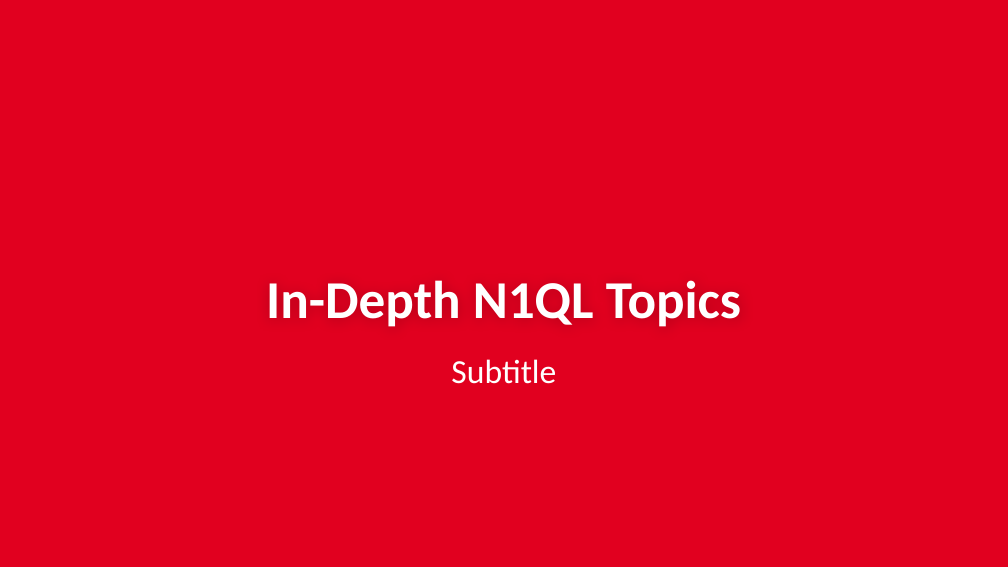
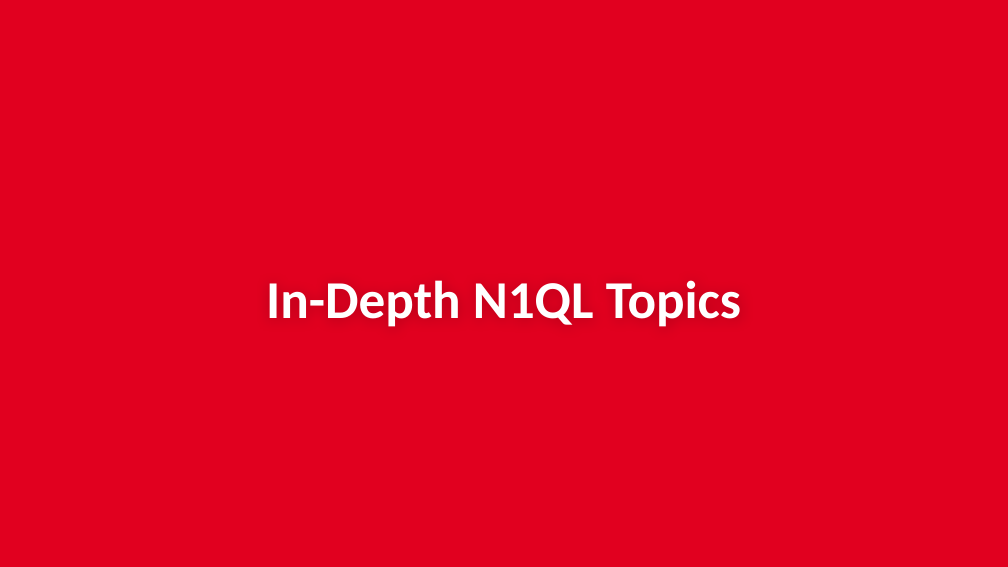
Before and after one commit to subalakr/workshop, a slide deck: slide 1 of server/presentations/07_N1QL Details.pptx. Drawn at 1008x567 pixels with LibreOffice and Linux fonts; fonts in the diff are those of the drawing; background and template pictures are left out. Boxes give left, top, right and bottom in pixels: in the first picture for what was removed or moved away, otherwise in the second. Text is boxed around its words. In the diff, an @@ line names an element or a change of style, - is before the commit and + after.

```diff
--- a/server/presentations/07_N1QL Details.pptx
+++ b/server/presentations/07_N1QL Details.pptx
@@ subtitle removed at bbox=[451, 359, 556, 384] @@
-Subtitle
```
Also in this commit, not shown: 1 other slide changed, 1 slide added, 1 slide removed.
